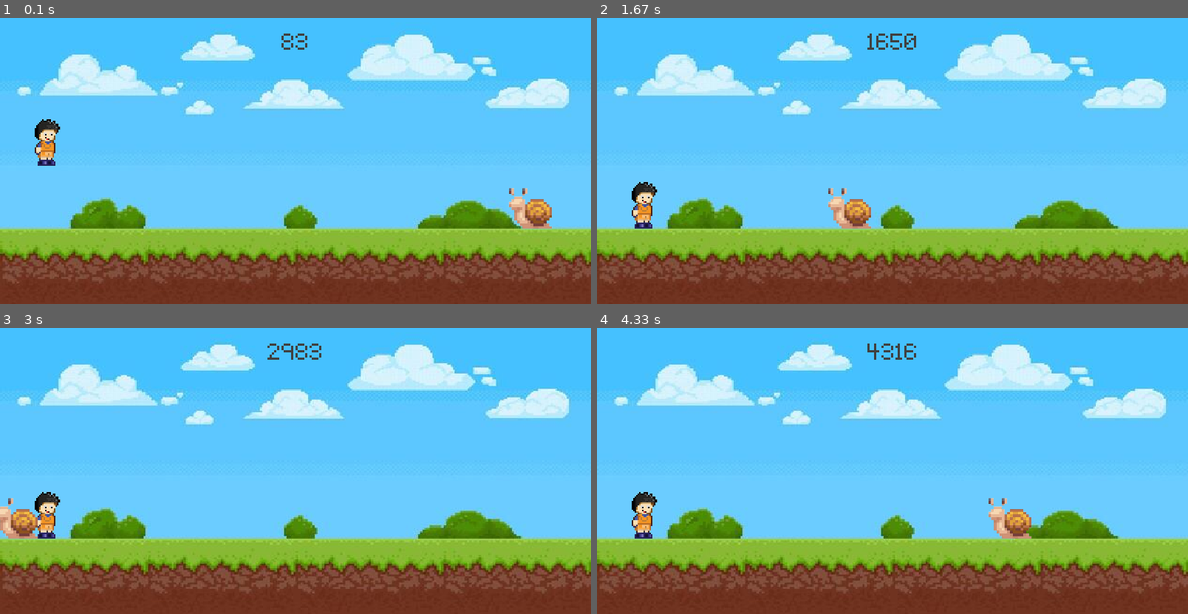
Above: before the commit, frames 1-4 (two rows, left to right).
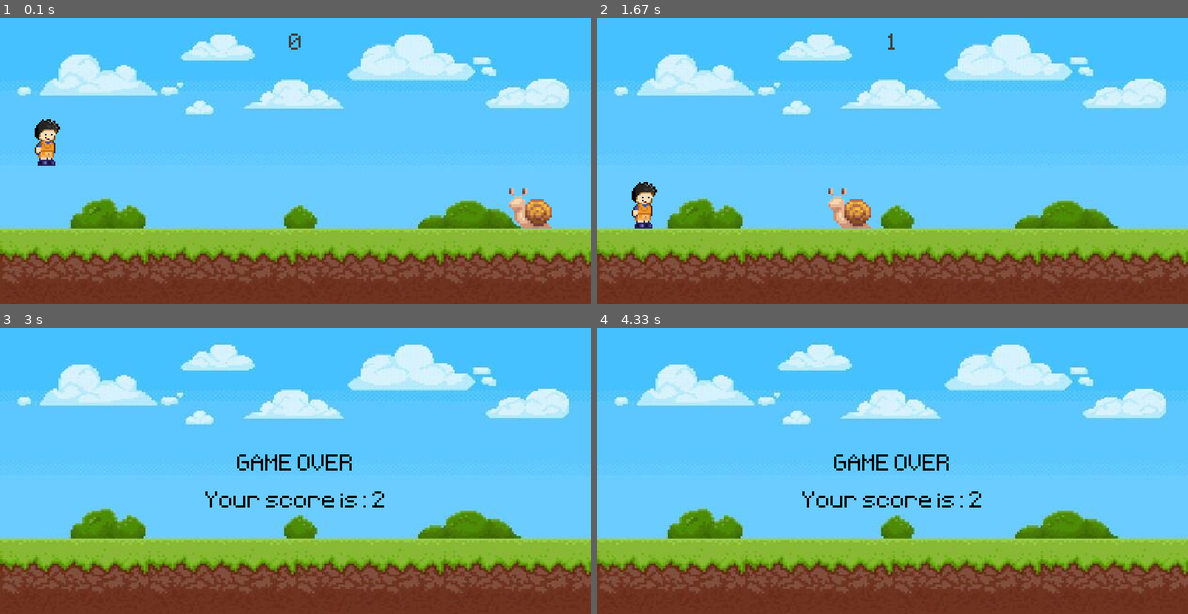
Above: after the commit, the same moments.

Repository: kazakas99/pygame-game
Game: pygame game, started from game.py
Two runs of this game, one before a commit and one after it. Both use one fixed random seed, a clock stepped at 60 frames per second and the inputs below.
Inputs (mouse positions are in pixels of both pictures, inside the frame that each line leads up to):
- Up to frame 1 (0.1 s): no input
- Up to frame 2 (1.67 s): no input
- Up to frame 3 (3 s): click (514, 571) at 1.88 s; tap Space at 2.17 s
- Up to frame 4 (4.33 s): no input

The runs differ from the first frame. In frame 1, 0.1% of the frame differs, in the area x 47-52%, y 5-12%; in frame 2, 0.2%; in frame 3, 2.1%; in frame 4, 2.2%, in the area x 5-74%, y 5-74%.

Commit message:
new changes

Diff:
--- a/game.py
+++ b/game.py
@@ -1,7 +1,7 @@
 import pygame
 
 def display_score():
-    current_time = pygame.time.get_ticks() - start_time
+    current_time = (pygame.time.get_ticks() - start_time) // 1000
     score_surf = font.render(f'{current_time}', False, (64,64,64))
     score_rect = score_surf.get_rect(center = (400, 50))
     screen.blit(score_surf, score_rect)
@@ -13,10 +13,11 @@
 running = True
 game_active = True
 start_time = 0
+final_score = 0
 
 font = pygame.font.Font('font/Pixeltype.ttf', 50)
-text = font.render('My Game', False, 'Black')
-text_rect = text.get_rect(center=(400, 50))
+text = font.render('GAME OVER', False, 'Black')
+text_rect = text.get_rect(center=(400, 200))
 
 background = pygame.image.load('background/background.jpg').convert()
 background = pygame.transform.scale(background, screen.get_size())
@@ -35,7 +36,6 @@
 snail_speed = 4
 player_gravity = -20
 
-
 while running:
     for event in pygame.event.get():
         if event.type == pygame.QUIT:
@@ -46,32 +46,37 @@
             if event.key == pygame.K_SPACE and player_rect.bottom >= 328:
                 player_gravity = -20
 
-    # RENDER YOUR GAME HERE
     screen.blit(background, (0, 0))
 
-    #screen.blit(text, text_rect)
+    if game_active:
+        screen.blit(player, player_rect)
+        player_gravity += 1
+        player_rect.y += player_gravity
 
-    screen.blit(player, player_rect)
-    player_gravity += 1
-    player_rect.y += player_gravity
+        if player_rect.bottom >= 328:
+            player_rect.bottom = 328
 
-    if player_rect.bottom >= 328:
-        player_rect.bottom = 328
+        snail_rect.x -= snail_speed
+        if snail_rect.right <= 0:
+            snail_rect.left = 800
+            snail_speed += 1
+            if snail_speed >= 12:
+                snail_speed = 12
 
-    snail_rect.x -= snail_speed
-    if snail_rect.right <= 0:
-        snail_rect.left = 800
-        snail_speed += 1
-        if snail_speed >= 12:
-            snail_speed = 12
+        screen.blit(snail, snail_rect)
 
-    screen.blit(snail, snail_rect)
+        offset = (snail_rect.x - player_rect.x, snail_rect.y - player_rect.y)
+        if player_mask.overlap(snail_mask, offset):
+            final_score = (pygame.time.get_ticks() - start_time) // 1000
+            game_active = False
 
-    offset = (snail_rect.x - player_rect.x, snail_rect.y - player_rect.y)
-    if player_mask.overlap(snail_mask, offset):
-        print('collision!')
+        display_score()
+    else:
+        screen.blit(text, text_rect)
+        score_text = font.render(f'Your score is: {final_score}', False, 'Black')
+        score_text_rect = score_text.get_rect(center=(400, 250))
+        screen.blit(score_text, score_text_rect)
 
-    display_score()
 
     pygame.display.update()
     clock.tick(60)
